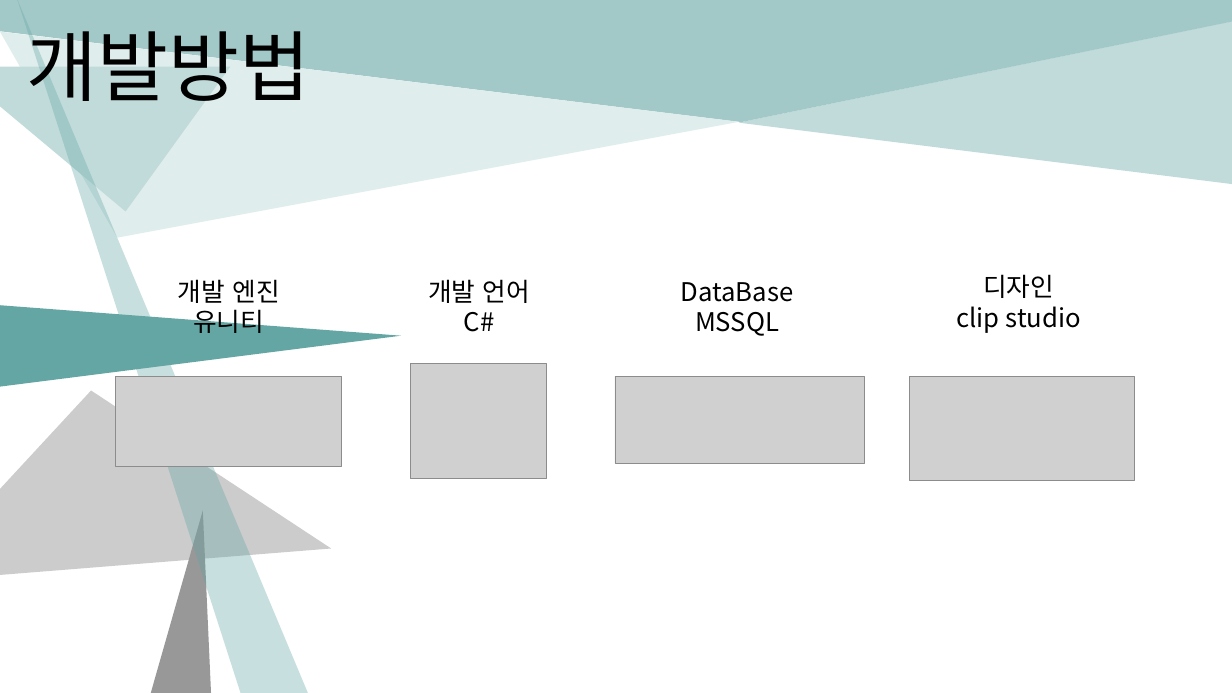
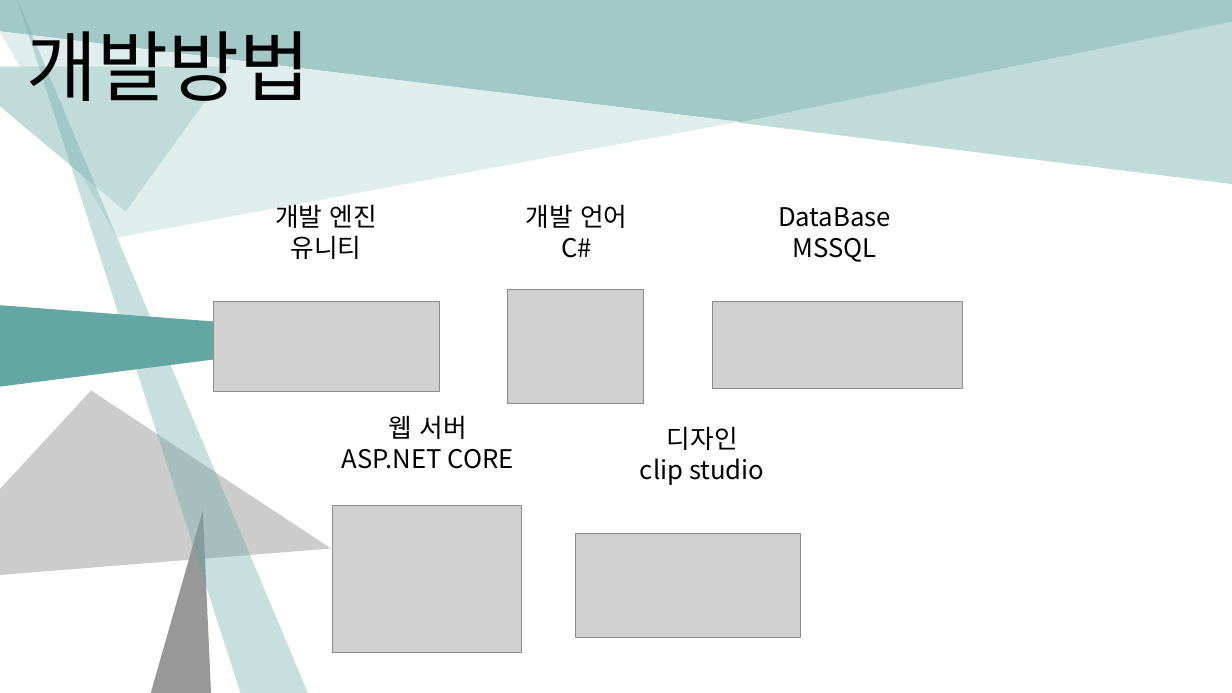
Before and after one commit to minjjait/GNGather, a slide deck: slide 5 of GNGather발표자료/GN GatherTown발표자료.pptx. Drawn at 1232x693 pixels with LibreOffice and Linux fonts; fonts in the diff are those of the drawing; grey boxes stand for pictures. Boxes give left, top, right and bottom in pixels: in the first picture for what was removed or moved away, otherwise in the second. Text is boxed around its words. In the diff, an @@ line names an element or a change of style, - is before the commit and + after.

```diff
--- a/GNGather발표자료/GN GatherTown발표자료.pptx
+++ b/GNGather발표자료/GN GatherTown발표자료.pptx
@@ 3 texts, 2 pictures: place and size @@
-3 texts, 2 pictures at (116, 279, 794, 479)
+3 texts, 2 pictures at (213, 204, 891, 404)
@@ picture: place and size @@
-picture at (615, 376, 864, 463)
+picture at (713, 301, 962, 388)
@@ text added at (342, 415, 514, 469), 20 pt, text #000000 @@
+웹 서버
+ASP.NET CORE
@@ text "디자인": place and size @@
-text "디자인" at (956, 274, 1081, 333)
+text "디자인" at (640, 426, 764, 485)
@@ picture added at (332, 506, 521, 653) @@
@@ picture: place and size @@
-picture at (909, 376, 1135, 481)
+picture at (575, 533, 800, 638)
```
Also in this commit, not shown: 2 other files.
